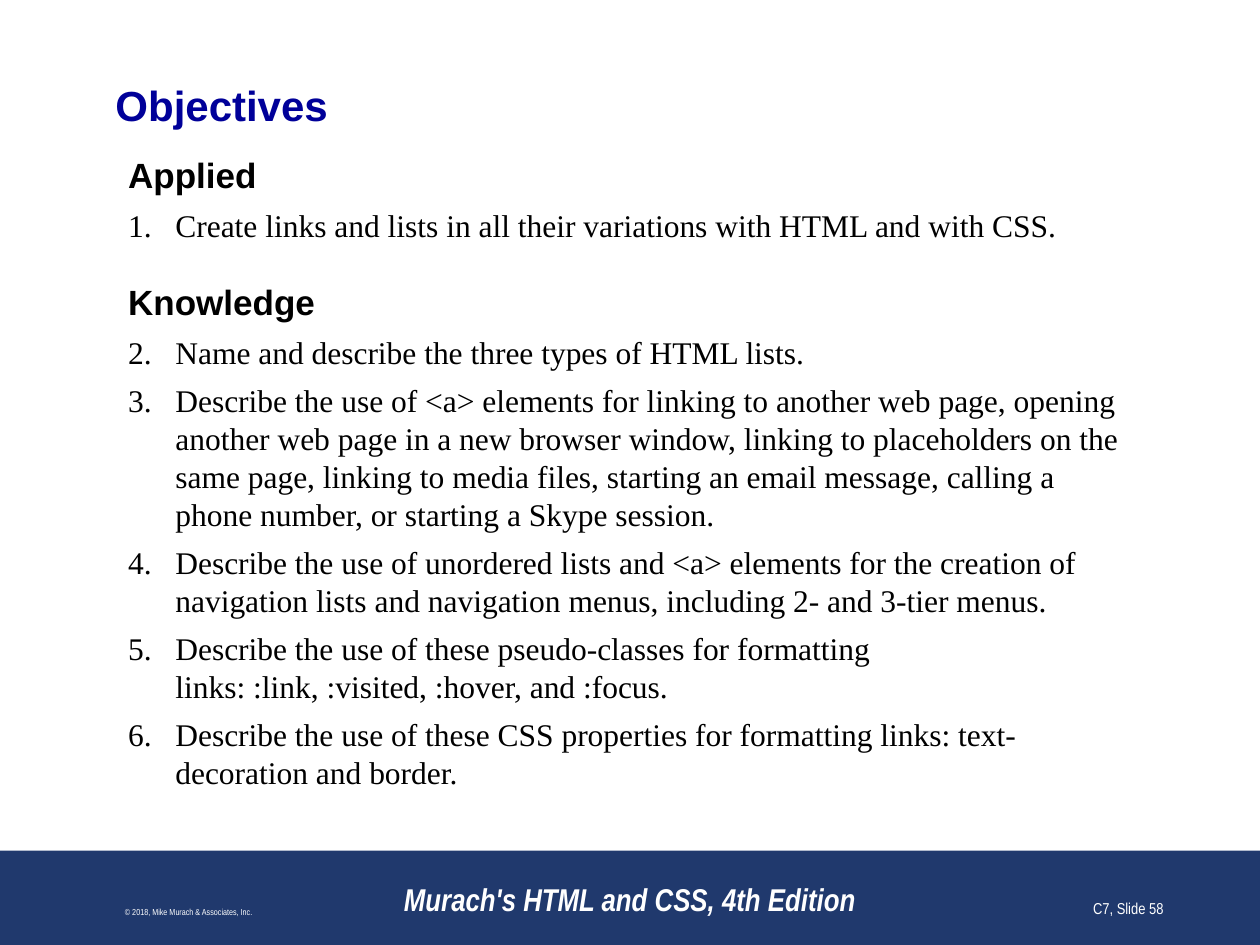
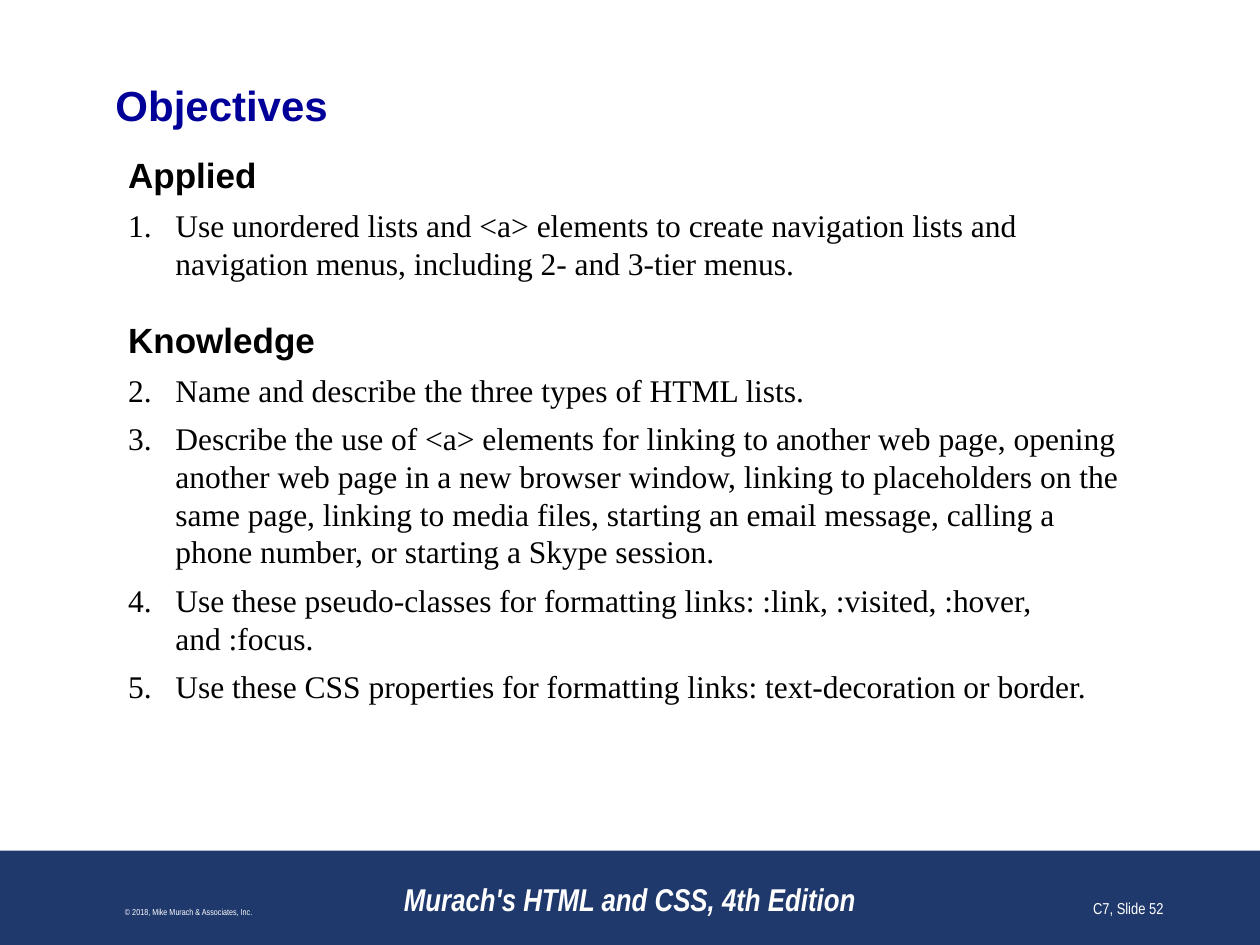
Before and after one commit to paulsmithkc/awd1000_base_lab_and_homework, a slide deck: slide 52 of murach_html_4e/slides/Chapter 7 slides (Revised).pptx (slide 58 before the commit). Drawn at 1260x945 pixels with LibreOffice and Linux fonts; fonts in the diff are those of the drawing; background and template pictures are left out. Boxes give left, top, right and bottom in pixels: in the first picture for what was removed or moved away, otherwise in the second. Text is boxed around its words. In the diff, an @@ line names an element or a change of style, - is before the commit and + after.

```diff
--- a/murach_html_4e/slides/Chapter 7 slides (Revised).pptx
+++ b/murach_html_4e/slides/Chapter 7 slides (Revised).pptx
@@ text at bbox=[175, 215, 1016, 281]: text changed @@
-1. Create links and lists in all their variations with HTML and with CSS.
+1. Use unordered lists and <a> elements to create navigation lists and navigation menus, including 2- and 3-tier menus.
@@ text at bbox=[175, 590, 1086, 704]: text changed @@
-3. Describe the use of unordered lists and <a> elements for the creation of navigation lists and navigation menus, including 2- and 3-tier menus.
-4. Describe the use of these pseudo-classes for formatting links: :link, :visited, :hover, and :focus.
-5. Describe the use of these CSS properties for formatting links: text-decoration and border.
+3. Use these pseudo-classes for formatting links: :link, :visited, :hover, and :focus.
+4. Use these CSS properties for formatting links: text-decoration or border.
@@ page number at bbox=[1093, 902, 1163, 916]: text changed @@
-C7, Slide 58
+C7, Slide 52
```
Also in this commit, not shown: 37 other slides changed, 6 slides removed.
